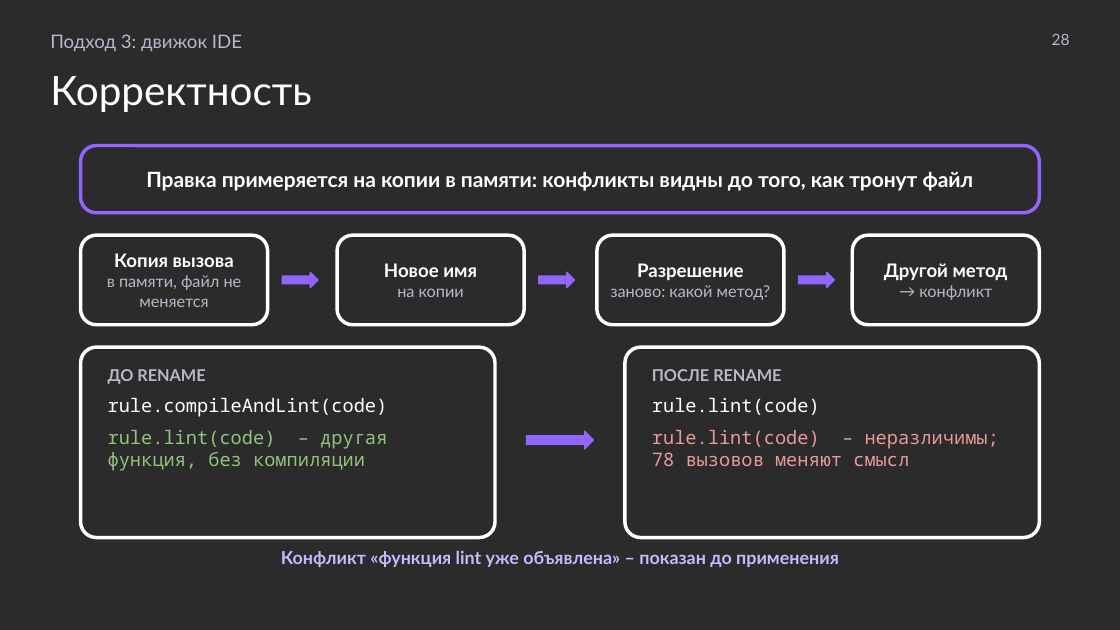
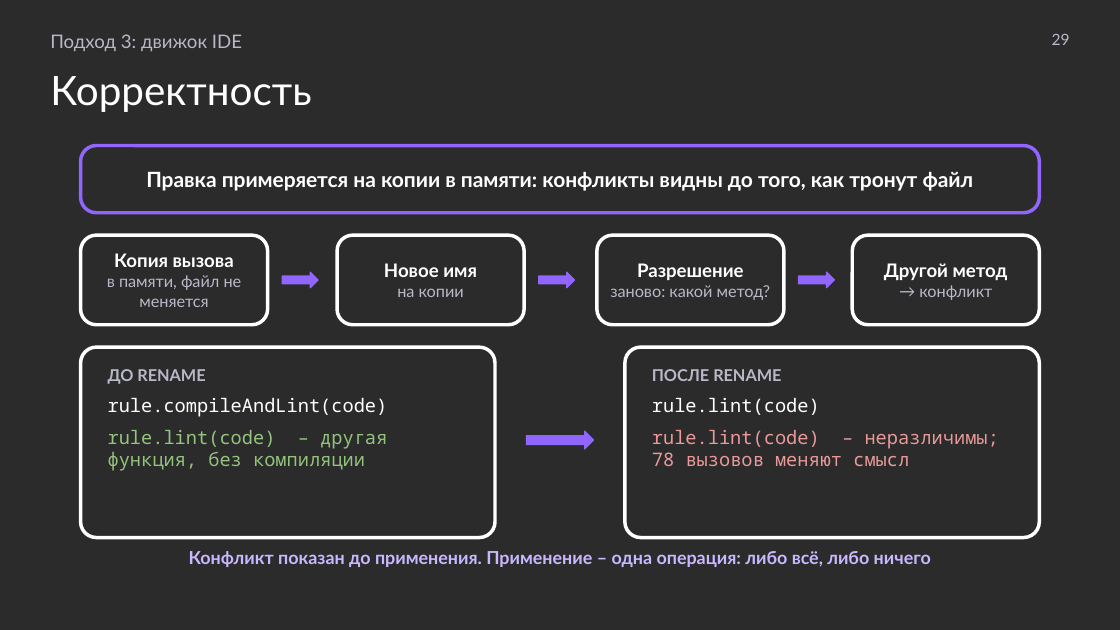
Before and after one commit to MchKosticyn/ide-refactoring-in-ai-agents, a slide deck: slide 29 of Доклад_ Рефакторинг в ИИ-агентах.pptx (slide 28 before the commit). Drawn at 1120x630 pixels with LibreOffice and Linux fonts; fonts in the diff are those of the drawing; background and template pictures are left out; a plain dark background stands for a picture behind light text. Boxes give left, top, right and bottom in pixels: in the first picture for what was removed or moved away, otherwise in the second. Text is boxed around its words. In the diff, an @@ line names an element or a change of style, - is before the commit and + after.

```diff
--- a/Доклад_ Рефакторинг в ИИ-агентах.pptx
+++ b/Доклад_ Рефакторинг в ИИ-агентах.pptx
@@ text at <box>1052,34,1070,45</box>: text changed @@
-28
+29
@@ text at <box>189,551,931,567</box>: text changed @@
-Конфликт «функция lint уже объявлена» – показан до применения
+Конфликт показан до применения. Применение – одна операция: либо всё, либо ничего
```
Also in this commit, not shown: 3 other slides changed, 1 slide added, 1 slide removed, 1 other file.
